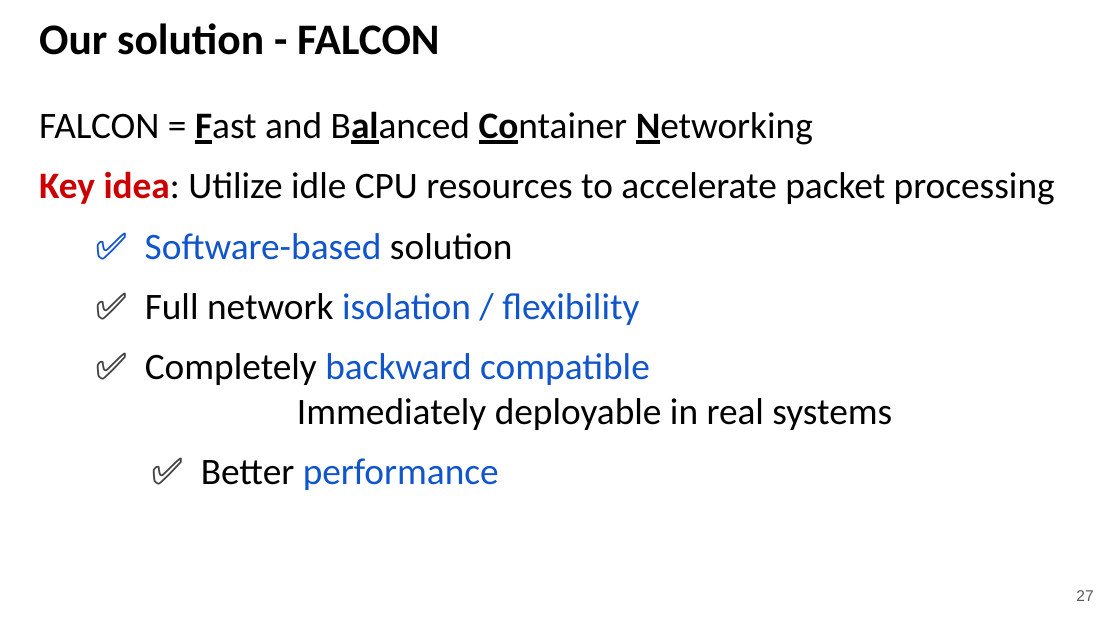
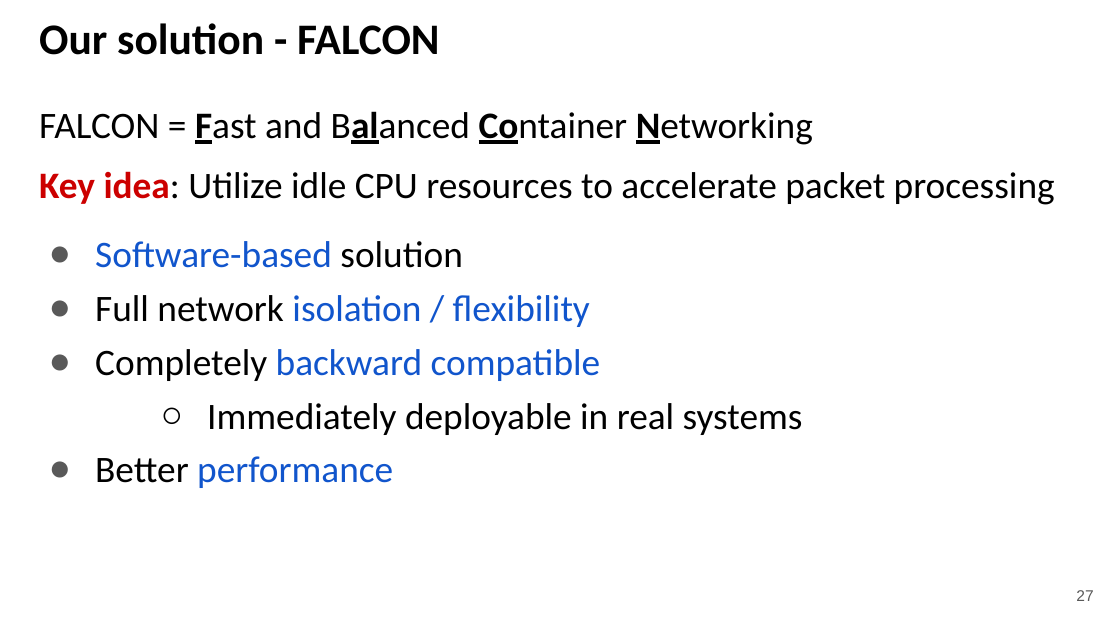
Before and after one commit to kevinsuo/kevinsuo.github.io, a slide deck: slide 27 of ksuo_homepage_files/eurosys21-slides.pptx. Drawn at 1120x630 pixels with LibreOffice and Linux fonts; fonts in the diff are those of the drawing. Boxes give left, top, right and bottom in pixels: in the first picture for what was removed or moved away, otherwise in the second. Text is boxed around its words. In the diff, an @@ line names an element or a change of style, - is before the commit and + after.

```diff
--- a/ksuo_homepage_files/eurosys21-slides.pptx
+++ b/ksuo_homepage_files/eurosys21-slides.pptx
@@ text at (x1=95, y1=241, x2=803, y2=488): text changed @@
-✅ Software-based solution
-✅ Full network isolation / flexibility
-✅ Completely backward compatible
-Immediately deployable in real systems
-✅ Better performance
+● Software-based solution
+● Full network isolation / flexibility
+● Completely backward compatible
+  ○ Immediately deployable in real systems
+● Better performance
```
Also in this commit, not shown: 25 other slides changed, 4 slides added, 17 slides removed, 1 other file.
